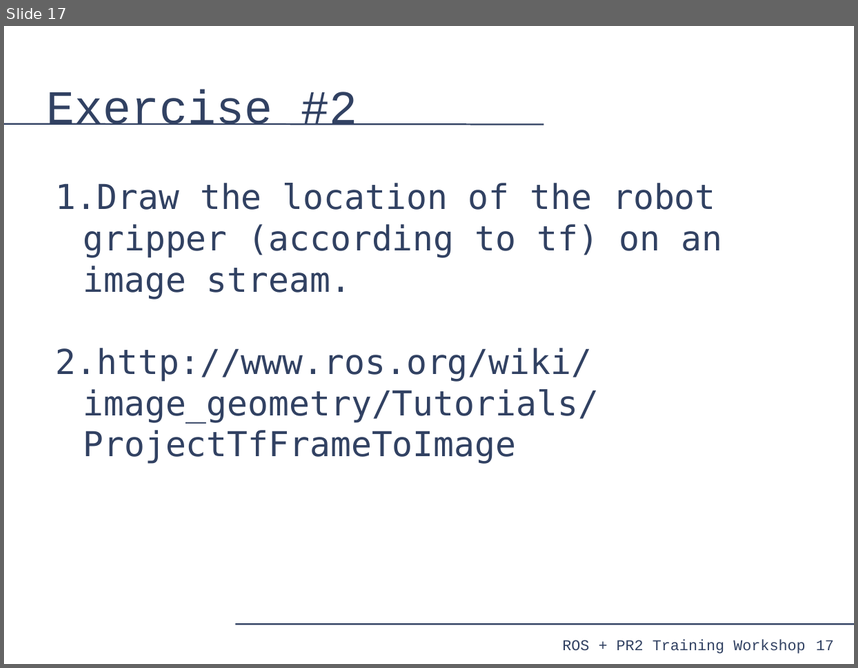
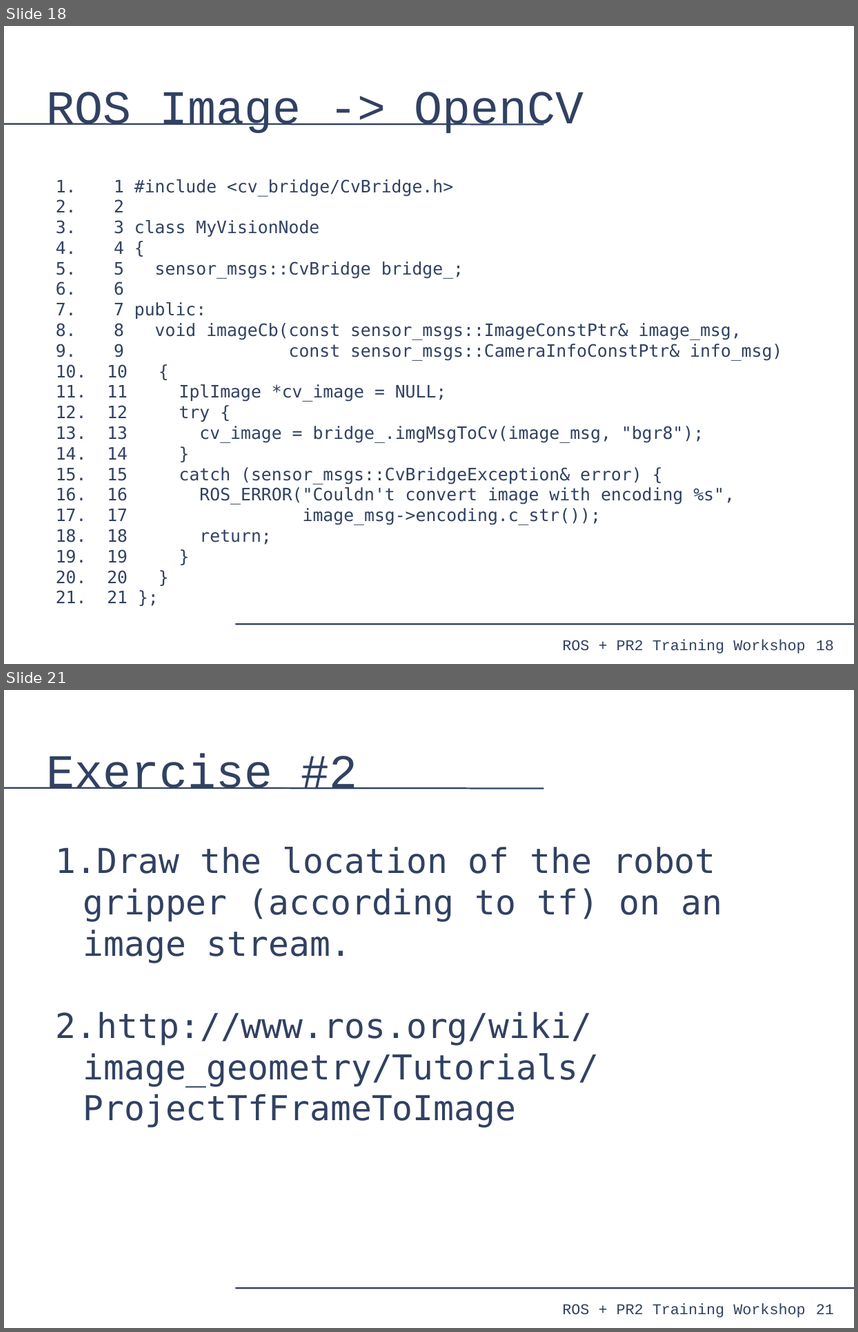
Before and after one commit to PR2/pr2_docs, a slide deck: pr2_training_workshop/processing_camera_data/slides.odp. Shown one above the other, each under a label of ours: slide 17 before the commit, slides 18 and 21 after it; the slides between them are not shown. The pictures are 858x668 and 858x1332 pixels, drawn with LibreOffice and Linux fonts; fonts in the diff are those of the drawing. Boxes give left, top, right and bottom in pixels: in the first picture for what was removed or moved away, otherwise in the second. Text is boxed around its words. In the diff, an @@ line names an element or a change of style, - is before the commit and + after.

Commit message:
processing_camera_data: Full rough draft of slides.

```diff
--- a/pr2_training_workshop/processing_camera_data/slides.odp
+++ b/pr2_training_workshop/processing_camera_data/slides.odp
@@ slide 18 added at [4, 26, 854, 664], background #FFFFFF; not listed: 4 template elements that a slide beside it also shows @@
@@ title added at [47, 92, 584, 133], 44 pt, text #314162 @@
+ROS Image -> OpenCV
@@ text added at [107, 179, 782, 603], 16 pt, text #314162 @@
+1. 1 #include <cv_bridge/CvBridge.h>
+2. 2
+3. 3 class MyVisionNode
+4. 4 {
+5. 5 sensor_msgs::CvBridge bridge_;
+6. 6
+7. 7 public:
+8. 8 void imageCb(const sensor_msgs::ImageConstPtr& image_msg,
+9. 9 const sensor_msgs::CameraInfoConstPtr& info_msg)
+10. 10 {
+11. 11 IplImage *cv_image = NULL;
+12. 12 try {
+13. 13 cv_image = bridge_.imgMsgToCv(image_msg, "bgr8");
+14. 14 }
+15. 15 catch (sensor_msgs::CvBridgeException& error) {
+16. 16 ROS_ERROR("Couldn't convert image with encoding %s",
+17. 17 image_msg->encoding.c_str());
+18. 18 return;
+19. 19 }
+20. 20 }
+21. 21 };
@@ what was slide 17 is now slide 21 @@
@@ page number at [816, 1303, 834, 1314]: text changed @@
-17
+21
```
Also in this commit, not shown: 4 other slides added, 1 slide removed.
